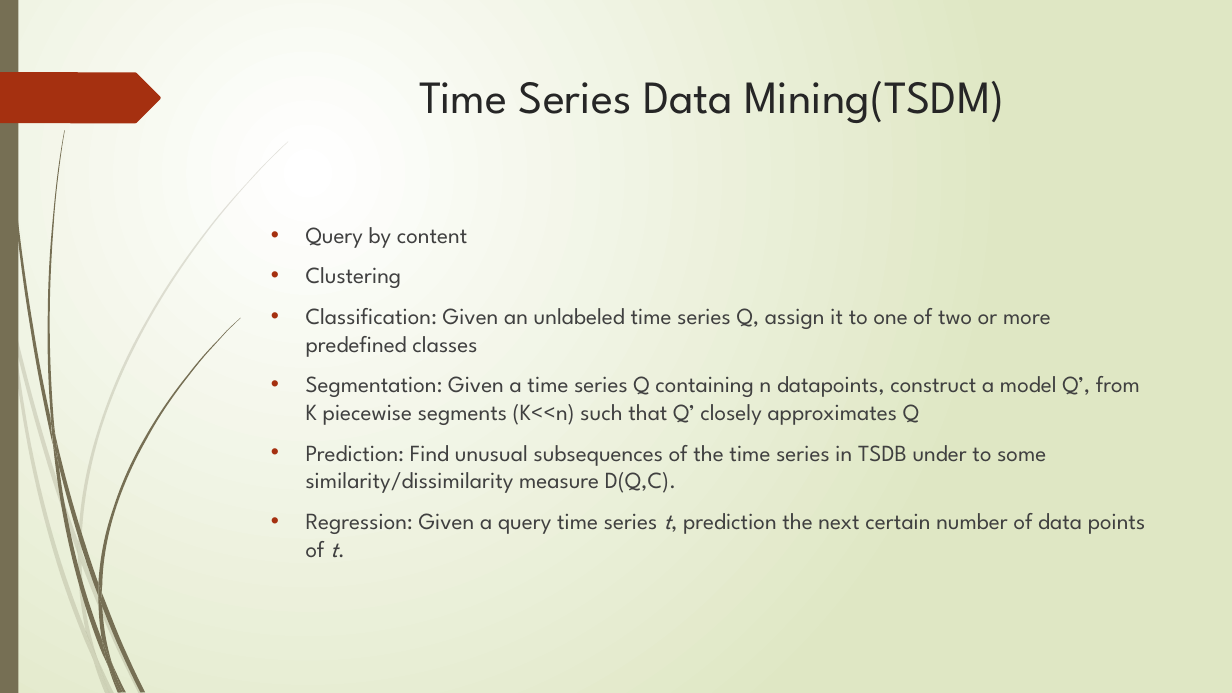
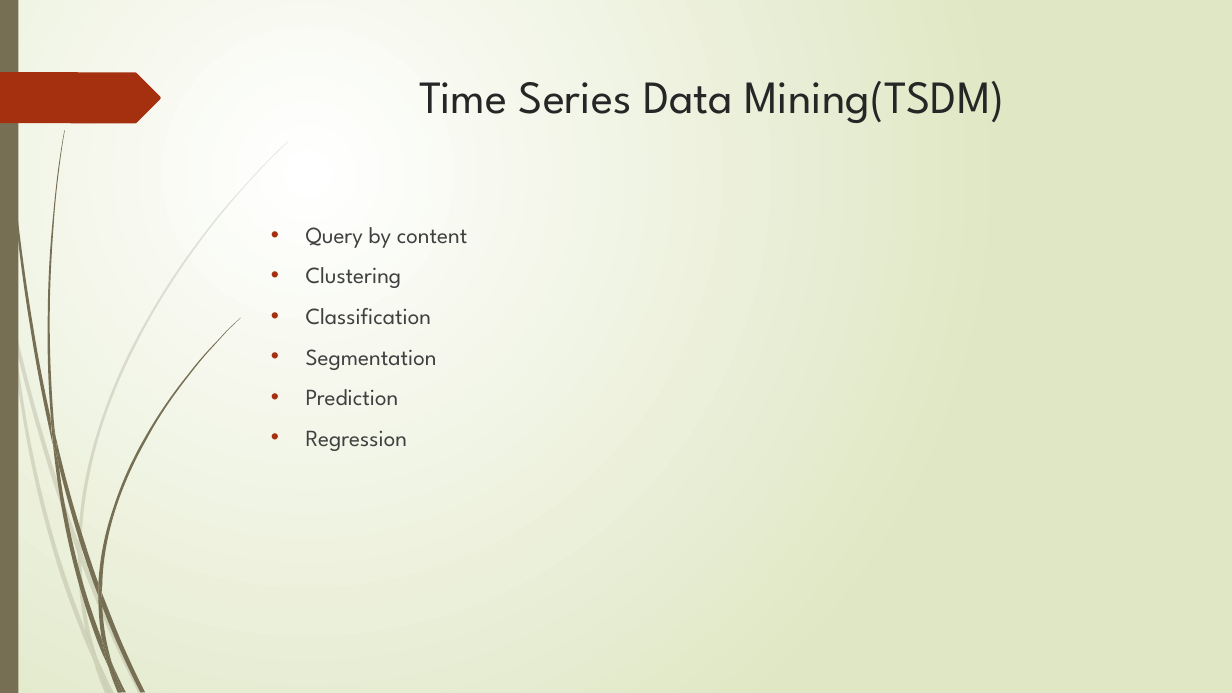
Before and after one commit to zixiaojindao/time-series-survey, a slide deck: slide 4 of slide/tsdm.pptx. Drawn at 1232x693 pixels with LibreOffice and Linux fonts; fonts in the diff are those of the drawing. Boxes give left, top, right and bottom in pixels: in the first picture for what was removed or moved away, otherwise in the second. Text is boxed around its words. In the diff, an @@ line names an element or a change of style, - is before the commit and + after.

Commit message:
update tsdm

```diff
--- a/slide/tsdm.pptx
+++ b/slide/tsdm.pptx
@@ text at [306, 308, 437, 451]: text changed @@
-• Classification: Given an unlabeled time series Q, assign it to one of two or more predefined classes
-• Segmentation: Given a time series Q containing n datapoints, construct a model Q’, from K piecewise segments (K<<n) such that Q’ closely approximates Q
-• Prediction: Find unusual subsequences of the time series in TSDB under to some similarity/dissimilarity measure D(Q,C).
-• Regression: Given a query time series t, prediction the next certain number of data points of t.
+• Classification
+• Segmentation
+• Prediction
+• Regression
```
Also in this commit, not shown: 1 other slide changed, 6 slides added.
